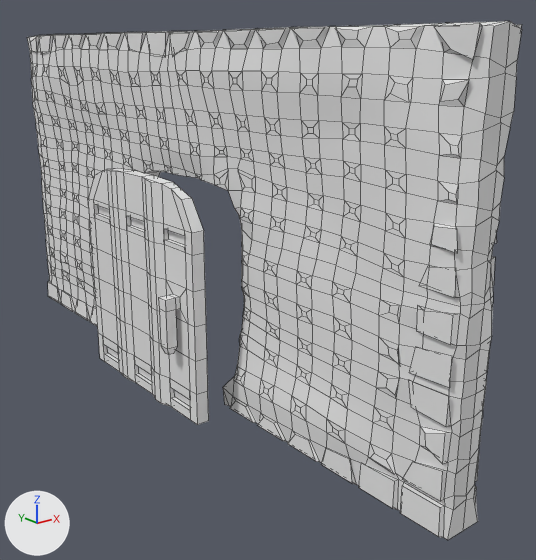
The Blender file Assets/Raw/Blender/door.blend as it was, and as the next commit left it.
Before and after are seen from a camera (50 mm lens) standing at (-11.4, -17.8, 4.6) and looking at (1.1, -2.2, -1.7). The lights are fixed; the arrows at lower left show +X, +Y and +Z. Mesh edges are drawn as thin lines.
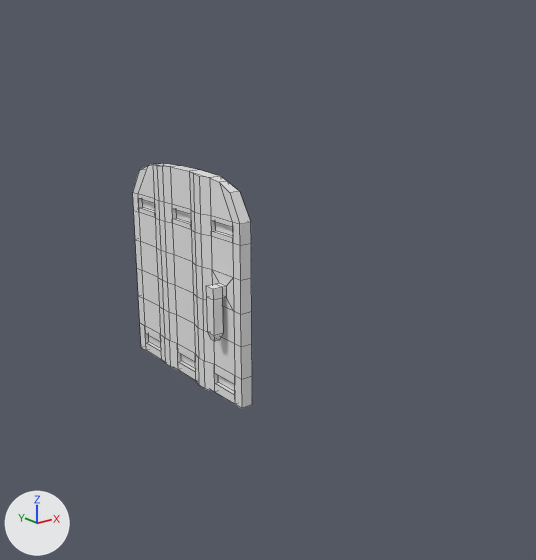
Where the newer file only moved an object's origin or applied its transform, the numbers keep the older frame.

Changed parts and their boxes (x1, y1, x2, y2) in the pictures (536 x 560 px):
'Cube', deleted
    before: (27, 21, 522, 540)
'Cube.001', mesh rescaled
    before: (88, 168, 209, 425)
    after: (133, 163, 252, 408)

Edits to the bpy script that builds the scene:
```text
Change me_cube_002:
    where me_cube_002.from_pydata(...)  # 228 vertices, 226 faces; spans x 2.25..3.44, y -4.29..4.29, z -2.02..7.51
    used by ob_cube_001; location = (0.0, 0.0, 0.0); scale = (-0.66, -0.66, -0.66)
    me_cube_002 part 1: the whole mesh is scaled about its middle by (1, 0.991, 1), then moved by (-2.25, 0.0, 0.0)
Remove ob_cube:
    ob_cube = bpy.data.objects.new('Cube', me_cube_001)
    ob_cube.location = (0.0, 0.0, 0.0)
```
